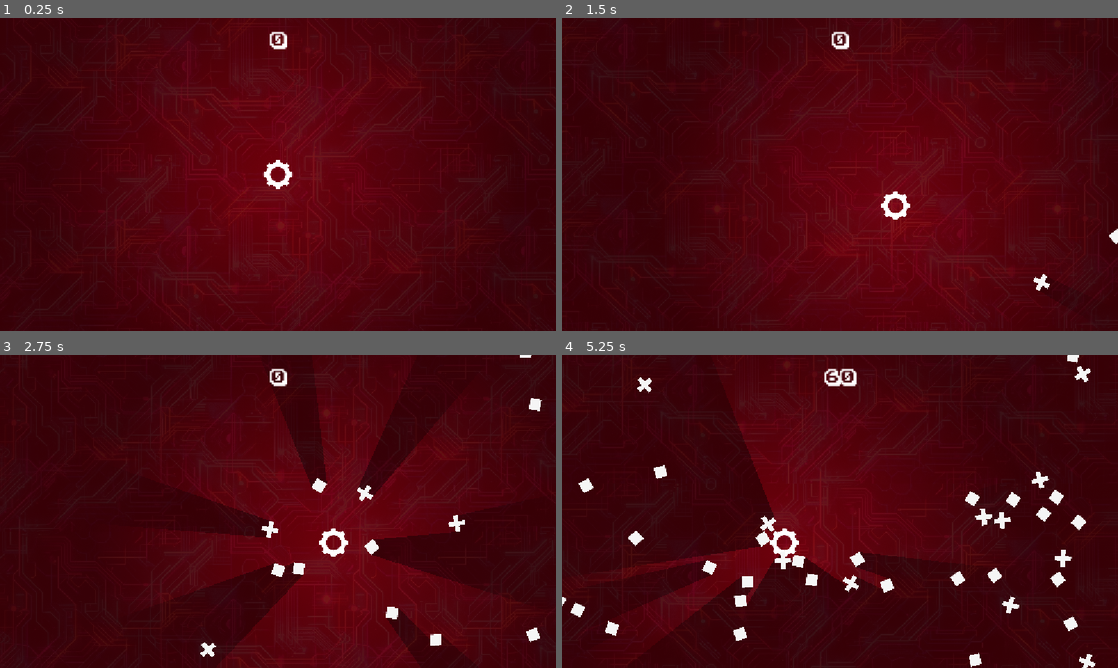
Above: before the commit, frames 1-4 (two rows, left to right).
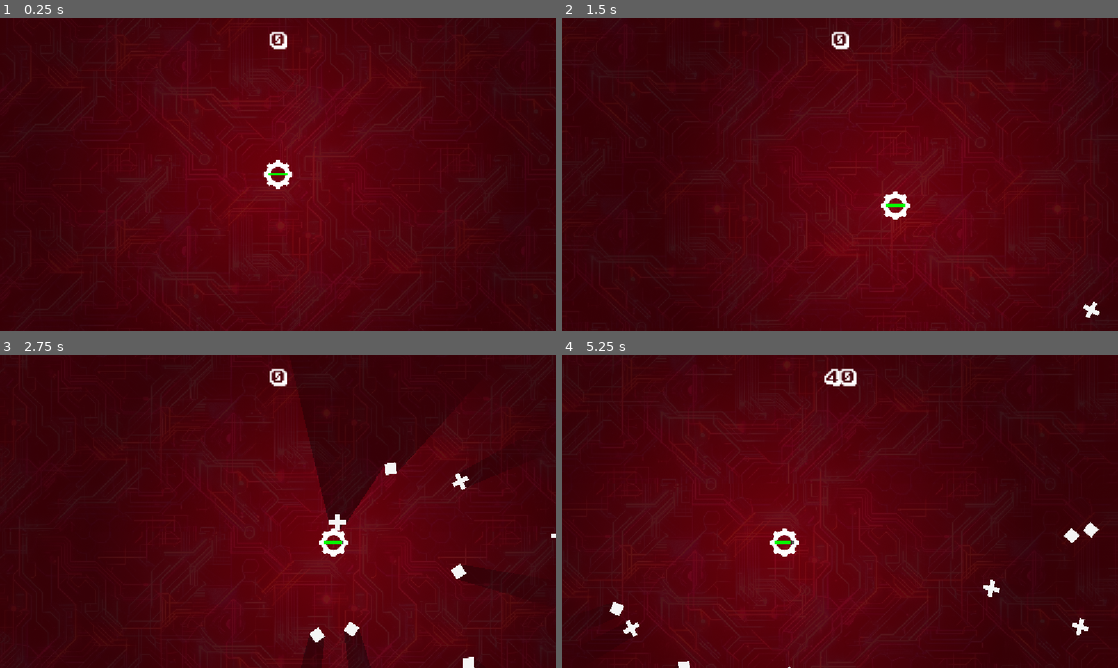
Above: after the commit, the same moments.

Repository: howardkam/Blockade
Game: Godot game, scene res://world_1.tscn
Two runs of this game, one before a commit and one after it. Both use one fixed random seed, a clock stepped at 60 frames per second and the inputs below.
Inputs:
- Up to frame 1 (0.25 s): no input
- Up to frame 2 (1.5 s): tap Enter (ui_accept) at 0.5, 0.77, 0.8, 1.07, 1.35 s; hold D (right) 0.53-1.28 s; hold R 0.53-1.28 s; hold S (down) from 1.28 s (still down)
- Up to frame 3 (2.75 s): tap Enter (ui_accept) at 1.52, 1.82, 2.3 s; tap R at 1.55 s; release S (down) at 2.03 s; hold D (right) from 2.03 s (still down); hold R from 2.03 s (still down)
- Up to frame 4 (5.25 s): release D (right) at 2.78 s; release R at 2.78 s; hold I (shootup) 2.78-3.53 s; tap R at 2.85, 4.35 s; tap Enter (ui_accept) at 3.02, 3.32, 3.6, 3.77, 4.07, 4.52, 4.82 s; hold A (left) 3.53-5.03 s; hold S (down) from 5.03 s (still down); hold R from 5.03 s (still down)

The runs differ from the first frame. In frame 1, less than 0.1% of the frame differs, in the area x 48-52%, y 49-51%; in frame 2, 0.2%; in frame 3, 12%; in frame 4, 22%, in the area x 0-97%, y 0-100%.

Commit message:
Enemy balancing and smoother shooting

Diff:
--- a/bullet.tscn
+++ b/bullet.tscn
@@ -4,7 +4,7 @@
 [ext_resource type="Texture2D" uid="uid://c4ic3lfl2m3by" path="res://Assets/grey soft/ShapeA (2).png" id="2_v8qja"]
 
 [sub_resource type="CircleShape2D" id="CircleShape2D_6xcap"]
-radius = 8.0
+radius = 9.0
 
 [node name="bullet" type="Area2D" unique_id=1025054437]
 collision_layer = 4
--- a/enemy_diamond.gd
+++ b/enemy_diamond.gd
@@ -1,6 +1,6 @@
 extends CharacterBody2D
 
-@export var move_speed: float = 150.0
+@export var move_speed: float = 80.0
 @export var max_health: int = 1
 
 const WORLD_LIMIT_MIN = -3000.0
--- a/enemy_diamond.tscn
+++ b/enemy_diamond.tscn
@@ -4,7 +4,7 @@
 [ext_resource type="Script" uid="uid://cv57exfjqnmir" path="res://enemy_diamond.gd" id="2_script"]
 
 [sub_resource type="OccluderPolygon2D" id="OccluderPolygon2D_na3vj"]
-polygon = PackedVector2Array(0, -56, -54, -2, 0, 52, 54, 0)
+polygon = PackedVector2Array(0, -56.666664, -53.333332, 0, 0, 53.333332, 53.333332, 0)
 
 [node name="EnemyDiamond" type="CharacterBody2D" unique_id=221196735 groups=["enemy"]]
 scale = Vector2(0.3, 0.3)
@@ -41,7 +41,7 @@
 collision_mask = 0
 
 [node name="CollisionPolygon2D2" type="CollisionPolygon2D" parent="hitbox" unique_id=1415225855]
-polygon = PackedVector2Array(0, -56, -54, -1, 0, 53, 54, -2)
+polygon = PackedVector2Array(0, -60, -56.666664, 0, 0, 56.666664, 56.666664, 0)
 
 [node name="LightOccluder2D" type="LightOccluder2D" parent="." unique_id=680155244]
 occluder = SubResource("OccluderPolygon2D_na3vj")
--- a/enemy_plus.gd
+++ b/enemy_plus.gd
@@ -1,6 +1,6 @@
 extends CharacterBody2D
 
-@export var move_speed: float = 200.0
+@export var move_speed: float = 120.0
 @export var max_health: int = 3
 
 const WORLD_LIMIT_MIN = -3000.0
--- a/player.gd
+++ b/player.gd
@@ -1,8 +1,14 @@
 extends CharacterBody2D
+
+signal died
 
 @export var bullet_scene: PackedScene = preload("res://bullet.tscn")
 @export var move_speed: float = 500.0
 @export var fire_rate: float = 0.07
+
+# Health & Death configuration
+@export var max_health: float = 100.0
+@export var damage_per_second: float = 40.0
 
 const WORLD_LIMIT_MIN = -3000.0
 const WORLD_LIMIT_MAX = 3000.0
@@ -10,11 +16,32 @@
 var can_shoot: bool = true
 var shoot_timer: float = 0.0
 var score: int = 0
+var current_health: float = 100.0
+var is_dead: bool = false
 
 @onready var score_label: Label = $UI/ScoreLabel
+@onready var hitbox: Area2D = $hitbox
+@onready var ui_layer: CanvasLayer = $UI
+@onready var health_bar: ProgressBar = $ProgressBar
 
 func _ready():
+	current_health = max_health
 	update_score_ui()
+	setup_health_bar()
+
+func setup_health_bar():
+	if health_bar:
+		health_bar.max_value = max_health
+		health_bar.value = current_health
+		health_bar.show_percentage = false
+
+		var fill_style = StyleBoxFlat.new()
+		fill_style.bg_color = Color(0.0, 1.0, 0.0, 1.0)
+		health_bar.add_theme_stylebox_override("fill", fill_style)
+
+		var bg_style = StyleBoxFlat.new()
+		bg_style.bg_color = Color(0.1, 0.1, 0.1, 0.8)
+		health_bar.add_theme_stylebox_override("background", bg_style)
 
 func add_score(amount: int = 10):
 	score += amount
@@ -25,38 +52,122 @@
 		score_label.text = str(score)
 
 func _physics_process(delta):
-	# 1. Handle Diagonal Movement
-	var move_dir = Vector2.ZERO
-	move_dir.x = Input.get_axis("left", "right")
-	move_dir.y = Input.get_axis("up", "down")
+	# Restart scene on key press when dead
+	if is_dead:
+		if Input.is_action_just_pressed("ui_accept") or Input.is_key_pressed(KEY_R):
+			get_tree().reload_current_scene()
+		return
 
-	velocity = move_dir.normalized() * move_speed
+	# 1. Smooth Movement using Input.get_vector()
+	var move_dir = Input.get_vector("left", "right", "up", "down")
+	velocity = move_dir * move_speed
 	move_and_slide()
 
-	# Clamp player position within world limits
 	global_position.x = clamp(global_position.x, WORLD_LIMIT_MIN, WORLD_LIMIT_MAX)
 	global_position.y = clamp(global_position.y, WORLD_LIMIT_MIN, WORLD_LIMIT_MAX)
 
-	# 2. Handle Rapid & Diagonal Shooting
-	var shoot_dir = Vector2.ZERO
-	shoot_dir.x = Input.get_axis("shootleft", "shootright")
-	shoot_dir.y = Input.get_axis("shootup", "shootdown")
+	# 2. Check enemy contact damage
+	check_enemy_damage(delta)
+
+	# 3. Continuous 360° Shooting using Input.get_vector()
+	var shoot_dir = Input.get_vector("shootleft", "shootright", "shootup", "shootdown")
 
 	if not can_shoot:
 		shoot_timer -= delta
 		if shoot_timer <= 0.0:
 			can_shoot = true
 
-	if shoot_dir != Vector2.ZERO and can_shoot:
+	# Fire bullet if right stick/keys are pushed past deadzone
+	if shoot_dir.length() > 0.1 and can_shoot:
 		fire_bullet(shoot_dir.normalized())
 		can_shoot = false
 		shoot_timer = fire_rate
 
+func check_enemy_damage(delta: float):
+	if not hitbox:
+		return
+
+	var is_touching_enemy = false
+
+	for area in hitbox.get_overlapping_areas():
+		var parent = area.get_parent()
+		if area.is_in_group("enemy") or area.is_in_group("enemies") or (parent and (parent.is_in_group("enemy") or parent.is_in_group("enemies"))):
+			is_touching_enemy = true
+			break
+
+	if not is_touching_enemy:
+		for body in hitbox.get_overlapping_bodies():
+			if body.is_in_group("enemy") or body.is_in_group("enemies"):
+				is_touching_enemy = true
+				break
+
+	if is_touching_enemy:
+		take_damage(damage_per_second * delta)
+
+func take_damage(amount: float):
+	current_health -= amount
+	current_health = max(current_health, 0.0)
+
+	if health_bar:
+		health_bar.value = current_health
+
+	if current_health <= 0.0 and not is_dead:
+		die()
+
+func die():
+	is_dead = true
+	velocity = Vector2.ZERO
+	hide()
+
+	# Emit signal for exterior spawners/managers
+	died.emit()
+
+	# 1. Stop all active scene Timers (stops enemy spawners)
+	stop_all_spawners()
+
+	# 2. Despawn all existing enemy nodes to free memory
+	clear_all_enemies()
+
+	show_game_over()
+
+func stop_all_spawners():
+	# Stop all Timer nodes running in the main world scene
+	var scene_tree = get_tree().current_scene
+	if scene_tree:
+		for child in scene_tree.get_children(true):
+			if child is Timer:
+				child.stop()
+
+func clear_all_enemies():
+	# Collect nodes from both global and local enemy group names
+	var enemies = get_tree().get_nodes_in_group("enemy") + get_tree().get_nodes_in_group("enemies")
+	for enemy in enemies:
+		if is_instance_valid(enemy):
+			enemy.queue_free()
+
+func show_game_over():
+	var game_over_label = Label.new()
+	game_over_label.text = "GAME OVER\n\nPRESS [R] OR [ENTER] TO RESTART"
+	game_over_label.horizontal_alignment = HORIZONTAL_ALIGNMENT_CENTER
+	game_over_label.vertical_alignment = VERTICAL_ALIGNMENT_CENTER
+
+	game_over_label.anchors_preset = Control.PRESET_FULL_RECT
+	game_over_label.anchor_left = 0.0
+	game_over_label.anchor_top = 0.0
+	game_over_label.anchor_right = 1.0
+	game_over_label.anchor_bottom = 1.0
+
+	var font = load("res://Assets/ka1.ttf")
+	if font:
+		game_over_label.add_theme_font_override("font", font)
+		game_over_label.add_theme_font_size_override("font_size", 36)
+	game_over_label.add_theme_color_override("font_color", Color.RED)
+
+	ui_layer.add_child(game_over_label)
+
 func fire_bullet(dir: Vector2):
 	var bullet = bullet_scene.instantiate()
-
 	bullet.global_position = global_position
 	bullet.direction = dir
 	bullet.rotation = dir.angle()
-
 	get_tree().current_scene.add_child(bullet)
--- a/player.tscn
+++ b/player.tscn
@@ -19,7 +19,7 @@
 radius = 56.0
 
 [sub_resource type="CircleShape2D" id="CircleShape2D_j721w"]
-radius = 48.0
+radius = 60.033325
 
 [node name="player" type="CharacterBody2D" unique_id=16646871 groups=["player"]]
 scale = Vector2(0.5, 0.5)
@@ -37,10 +37,18 @@
 shape = SubResource("CircleShape2D_6xcap")
 
 [node name="hitbox" type="Area2D" parent="." unique_id=823632557]
+collision_mask = 2
 
 [node name="CollisionShape2D" type="CollisionShape2D" parent="hitbox" unique_id=286349160]
 shape = SubResource("CircleShape2D_j721w")
 debug_color = Color(0.886525, 0.111779936, 0.7567454, 0.41960785)
+
+[node name="ProgressBar" type="ProgressBar" parent="." unique_id=314159265]
+offset_left = -40.0
+offset_top = -6.0
+offset_right = 40.0
+offset_bottom = 4.0
+show_percentage = false
 
 [node name="Camera2D" type="Camera2D" parent="." unique_id=862148715]
 limit_left = -3000
--- a/project.godot
+++ b/project.godot
@@ -10,7 +10,7 @@
 
 [application]
 
-config/name="Twin Stick"
+config/name="Geared Out"
 run/main_scene="uid://dcqrkio2sg4w"
 config/features=PackedStringArray("4.7", "Forward Plus")
 config/icon="res://icon.svg"
--- a/world_1.gd
+++ b/world_1.gd
@@ -1,11 +1,11 @@
 extends Node2D
-#
+
 @export_group("Enemy Scenes")
 @export var enemy_diamond: PackedScene = preload("res://enemy_diamond.tscn")
 @export var enemy_plus: PackedScene = preload("res://enemy_plus.tscn")
 
 @export_group("Batch Controls")
-@export var total_batches: int = 15           # Total number of batches to release
+@export var total_batches: int = 8           # Total number of batches to release
 @export var batch_interval: float = 10.0      # Delay in seconds between each batch release
 @export var diamonds_per_batch: int = 100     # How many Diamonds spawn at once each batch
 @export var pluses_per_batch: int = 30       # How many Pluses spawn at once each batch
Not shown, added: .DS_Store
